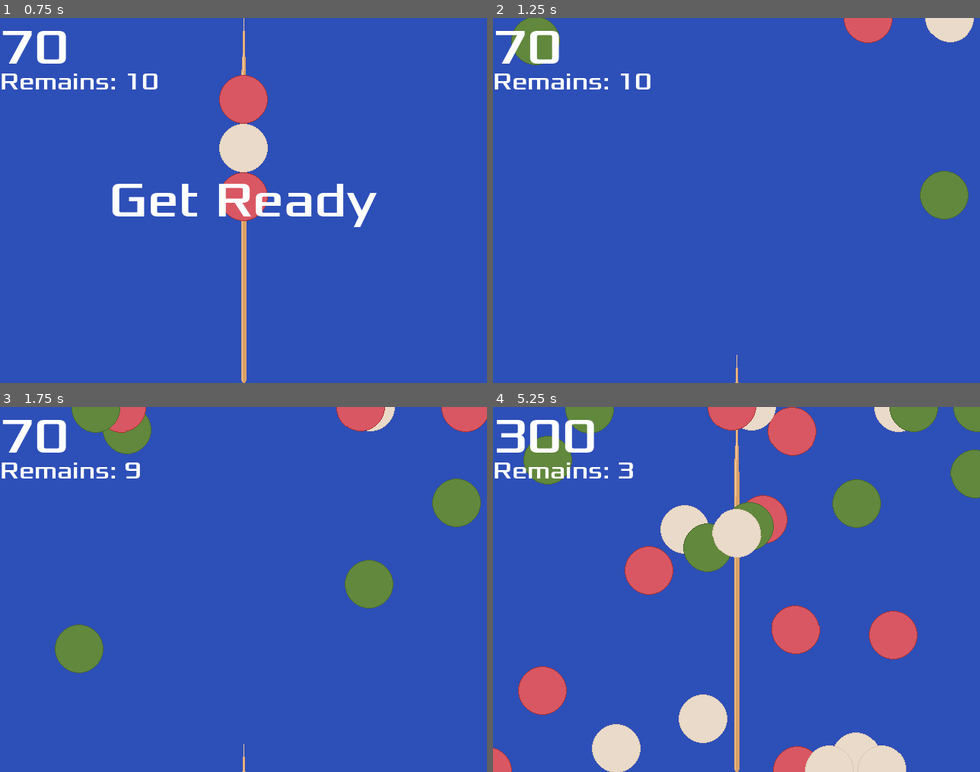
Above: before the commit, frames 1-4 (two rows, left to right).
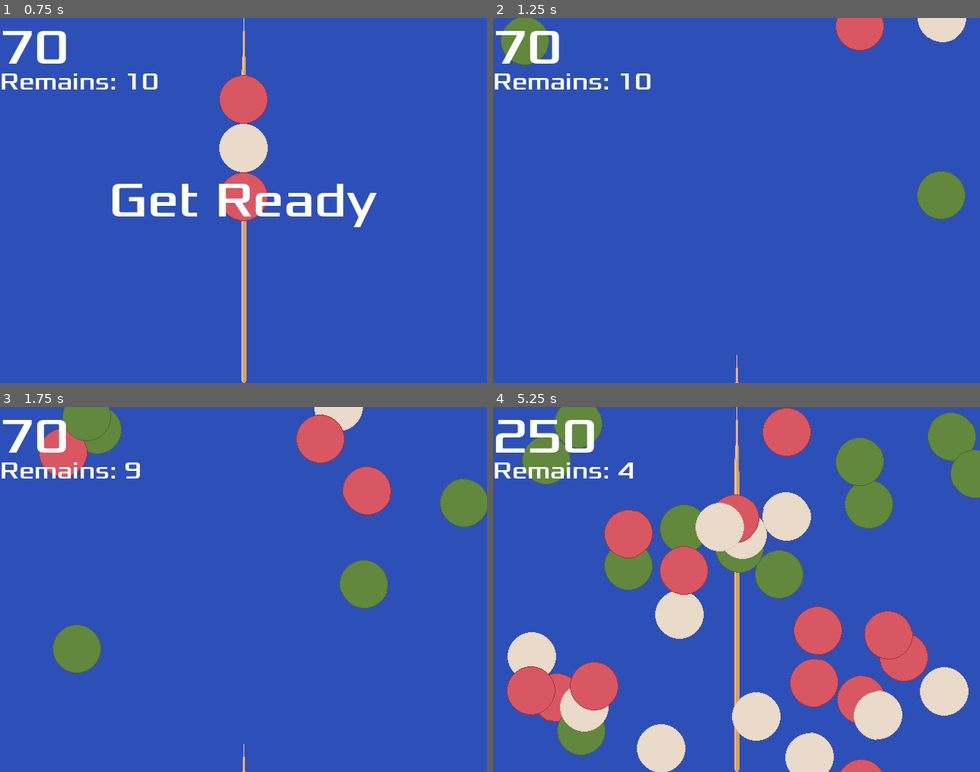
Above: after the commit, the same moments.

Repository: zundouz/ldjam54_odango
Game: Godot game, scene res://main.tscn
The game is run twice, just before and just after one commit, with the same random seed, the same clock (stepped at 60 frames per second) and the same inputs.
Inputs (mouse positions are in pixels of both pictures, inside the frame that each line leads up to):
- Up to frame 1 (0.75 s): tap Space (space) at 0.5 s; move the mouse to (350, 182) at 0.52 s; hold Up (move_up) from 0.53 s (still down); tap Enter (enter) at 0.6 s
- Up to frame 2 (1.25 s): keep holding Up (move_up)
- Up to frame 3 (1.75 s): move the mouse to (146, 607) at 1.27 s; release Up (move_up) at 1.28 s; tap Enter (enter) at 1.35 s
- Up to frame 4 (5.25 s): move the mouse to (785, 509) at 2.02 s; hold Up (move_up) 2.03-3.53 s; click (785, 509) at 2.1 s; tap Enter (enter) at 2.3, 3.05, 3.8, 4.35, 5.1 s; move the mouse to (712, 662) at 2.77 s; tap Space (space) at 2.85 s; move the mouse to (882, 644) at 3.52 s; tap W (w_key) at 3.6 s; move the mouse to (590, 534) at 4.27 s; move the mouse to (760, 589) at 5.02 s

Frame 1 is identical in both runs. In frame 2, 1.2% of the frame differs, in the area x 1-99%, y 0-56%; in frame 3, 6.5%; in frame 4, 30%, in the area x 0-100%, y 0-100%.

Commit message:
feat: ショット時の減速演出を完全に変更。想定通り動くようになってかなり良い

Diff:
--- a/odango.gd
+++ b/odango.gd
@@ -7,6 +7,8 @@
 var is_already_slowed : bool = false
 
 var is_integrate_force : bool = false
+
+var first_velocity : Vector2 = Vector2.ZERO
 
 # Called when the node enters the scene tree for the first time.
 func _ready():
@@ -20,6 +22,10 @@
 		$AnimatedSprite2D.set_animation("green")
 
 	$AnimatedSprite2D.play()
+
+	# 初期化時の最初の速度を変数に保持しておく
+	first_velocity.x = linear_velocity.x
+	first_velocity.y = linear_velocity.y
 
 # Called every frame. 'delta' is the elapsed time since the previous frame.
 func _process(delta):
@@ -74,27 +80,15 @@
 		if MyGlobal.is_odango_finished == false:
 			# TODO: 当たってない団子をちょっと地味にする演出欲しい
 			is_already_slowed = true
-			if linear_velocity.x >= 0:
-				linear_velocity = Vector2(50.0, 0.0)
-			else:
-				linear_velocity = Vector2(-50.0, 0.0)
+			# 減速処理。
+			linear_velocity.x = first_velocity.x / 4.0
+			linear_velocity.y = first_velocity.y / 4.0
 
 		else:
-			if transform.get_origin().x < Center_X_Pos + 40 and transform.get_origin().x > Center_X_Pos - 40:
-				# すでにスローになっている団子が真ん中で詰まられると困る
-				if is_already_slowed:
-					if linear_velocity.x >= 0:
-						linear_velocity = Vector2(randf_range(150.0, 300.0), 0.0)
-					else:
-						linear_velocity = Vector2(randf_range(-300.0, -150.0), 0.0)
-			else:
-				if linear_velocity.x >= 0:
-					linear_velocity = Vector2(randf_range(150.0, 300.0), 0.0)
-				else:
-					linear_velocity = Vector2(randf_range(-300.0, -150.0), 0.0)
+			linear_velocity.x = first_velocity.x
+			linear_velocity.y = first_velocity.y
 
 func _integrate_forces(state):
 	if is_integrate_force == true:
-		print("impulse")
 		state.apply_central_impulse(Vector2(0, -30)) # 回転のことを考慮せずに力を外部から与えることができる
 		is_integrate_force = false
